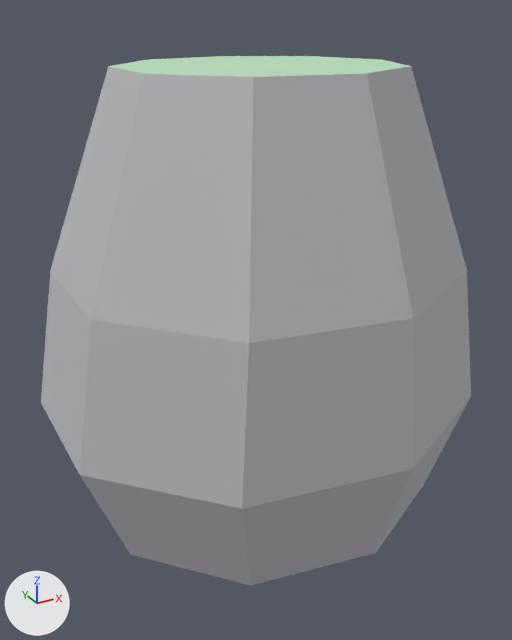
A saved change to the glTF model assets/exports/npc/npc_module_shin_v01.glb.
Before and after are seen from a camera (50 mm lens) standing at (-0.754, -1.349, 1.105) and looking at (-0.018, -0.011, 0.436). Arrows for +X, +Y and +Z are at lower left; the lights stay in place. The older version comes first. Vertices at exactly the same position are counted once.

Names of what the first picture shows: 'GEO_npc_module_shin_v01'.
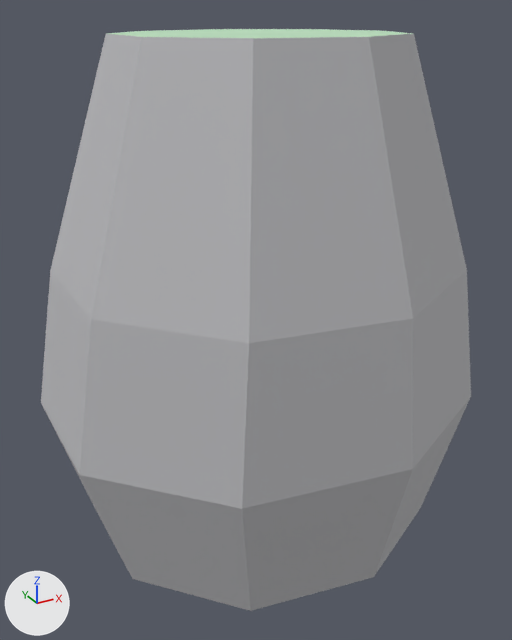
What differs and where, as boxes (x1, y1, x2, y2) in the pictures (512 x 640 px; the box of a moved part takes in the faces that stretch with it):
```json
{"object": "GEO_npc_module_shin_v01", "change": "reshaped", "before": [41, 56, 471, 586], "after": [41, 29, 471, 611], "on screen": "10% taller"}
{"part": 1, "of": "me_geo_npc_module_shin_v01", "change": "moved or reshaped", "before": [80, 398, 470, 586], "after": [44, 397, 471, 611]}
{"part": 2, "of": "me_geo_npc_module_shin_v01", "change": "moved or reshaped", "before": [50, 56, 467, 343], "after": [50, 29, 467, 343]}
```

Scene script edits in JSON lines:
```json
{"block": "me_geo_npc_module_shin_v01", "where": "# used by ob_geo_npc_module_shin_v01; location = (0.0, 0.0, 0.0)"}
{"op": "remove", "block": "me_geo_npc_module_shin_v01", "code": "me_geo_npc_module_shin_v01.from_pydata(...)  # 36 vertices, 68 faces; spans x -0.498..0.53, y -0.463..0.463, z 0.0..1.0"}
{"op": "add", "block": "me_geo_npc_module_shin_v01", "code": "me_geo_npc_module_shin_v01.from_pydata(...)  # 36 vertices, 68 faces; spans x -0.498..0.53, y -0.463..0.463, z -0.07..1.06"}
{"block": "me_geo_npc_module_shin_v01", "change": "me_geo_npc_module_shin_v01 part 1: all 9 vertices in x -0.404..0.43, y -0.394..0.394, z 0.0 are moved by (0.0, 0.0, -0.07)"}
{"block": "me_geo_npc_module_shin_v01", "change": "me_geo_npc_module_shin_v01 part 2: all 9 vertices in x -0.291..0.31, y -0.286..0.286, z 1.0 are moved by (0.0, 0.0, 0.06)"}
```
